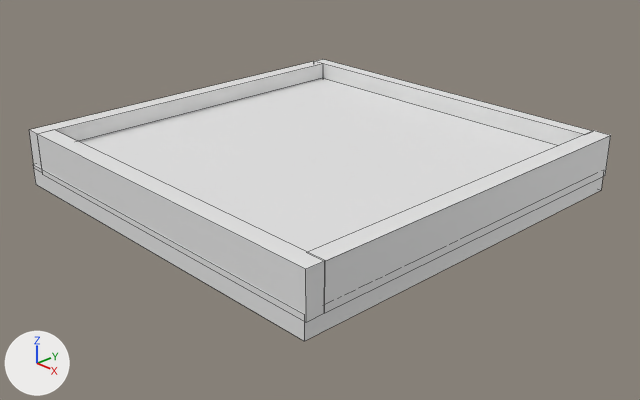
One commit to the Blender file Blender Objects/labirinto.blend: the scene before it, then after it.
Before and after are seen from a camera (50 mm lens) standing at (18.66, -17.55, 10.36) and looking at (0.43, -0.25, -0.57). Arrows for +X, +Y and +Z are at lower left; the lights stay in place. Mesh edges are drawn as thin lines.
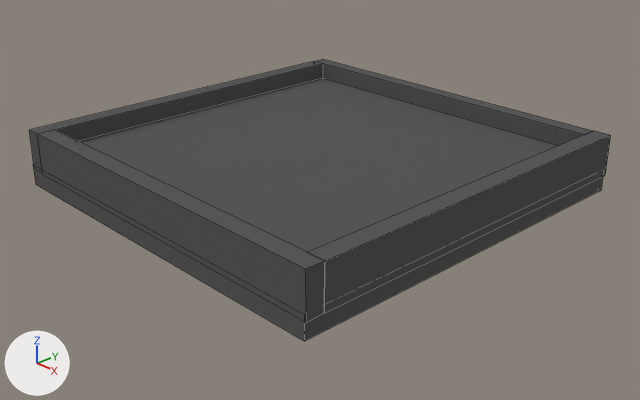
Changed parts and their boxes [x1, y1, x2, y2] in the pictures (640 x 400 px):
'Cube', recoloured (white to grey): [80, 78, 557, 252] in both
'Cube.004', recoloured: [308, 131, 611, 313] in both
'Cube.005', recoloured: [37, 130, 325, 323] in both
'Cube.001', recoloured: [33, 164, 603, 341] in both
'Cube.002', recoloured: [29, 61, 323, 168] in both
'Cube.003', recoloured: [315, 59, 593, 146] in both

The change, as a list of edits to the scene's bpy script:
```text
Change mat_material:
    mat_material: principled_material('Material') -> diffuse_material('Material')
    mat_material.base_color: (0.8, 0.8, 0.8) -> (0.1, 0.1, 0.1)  # white #e7e7e7 -> dark grey #595959
Add mat_material_004:
    mat_material_004 = diffuse_material('Material.004')
    mat_material_004.base_color = (0.1, 0.1, 0.1)  # dark grey #595959
Add mat_material_005:
    mat_material_005 = diffuse_material('Material.005')
    mat_material_005.base_color = (0.1, 0.1, 0.1)  # dark grey #595959
Add mat_material_003:
    mat_material_003 = diffuse_material('Material.003')
    mat_material_003.base_color = (0.1, 0.1, 0.1)  # dark grey #595959
Add mat_material_002:
    mat_material_002 = diffuse_material('Material.002')
    mat_material_002.base_color = (0.1, 0.1, 0.1)  # dark grey #595959
Add mat_material_006:
    mat_material_006 = diffuse_material('Material.006')
    mat_material_006.base_color = (0.1, 0.1, 0.1)  # dark grey #595959
Change me_cube_001:
    where me_cube_001.from_pydata(...)  # 8 vertices, 6 faces; spans x -1.0..1.0, y -1.0..1.0, z -1.0..1.0
    add me_cube_001.materials.append(mat_material_006)  # dark grey #595959
Change me_cube_002:
    where me_cube_002.from_pydata(...)  # 8 vertices, 6 faces; spans x -5.99..5.99, y -0.94..0.94, z -0.27..0.27
    add me_cube_002.materials.append(mat_material_002)  # dark grey #595959
Change me_cube_003:
    where me_cube_003.from_pydata(...)  # 8 vertices, 6 faces; spans x -0.93..0.93, y -5.99..5.99, z -0.25..0.25
    add me_cube_003.materials.append(mat_material_003)  # dark grey #595959
Change me_cube_004:
    where me_cube_004.from_pydata(...)  # 8 vertices, 6 faces; spans x -5.99..5.99, y -0.96..0.96, z -0.29..0.29
    add me_cube_004.materials.append(mat_material_005)  # dark grey #595959
Change me_cube_005:
    where me_cube_005.from_pydata(...)  # 8 vertices, 6 faces; spans x -5.99..5.99, y -0.28..0.28, z -0.97..0.97
    add me_cube_005.materials.append(mat_material_004)  # dark grey #595959
```
